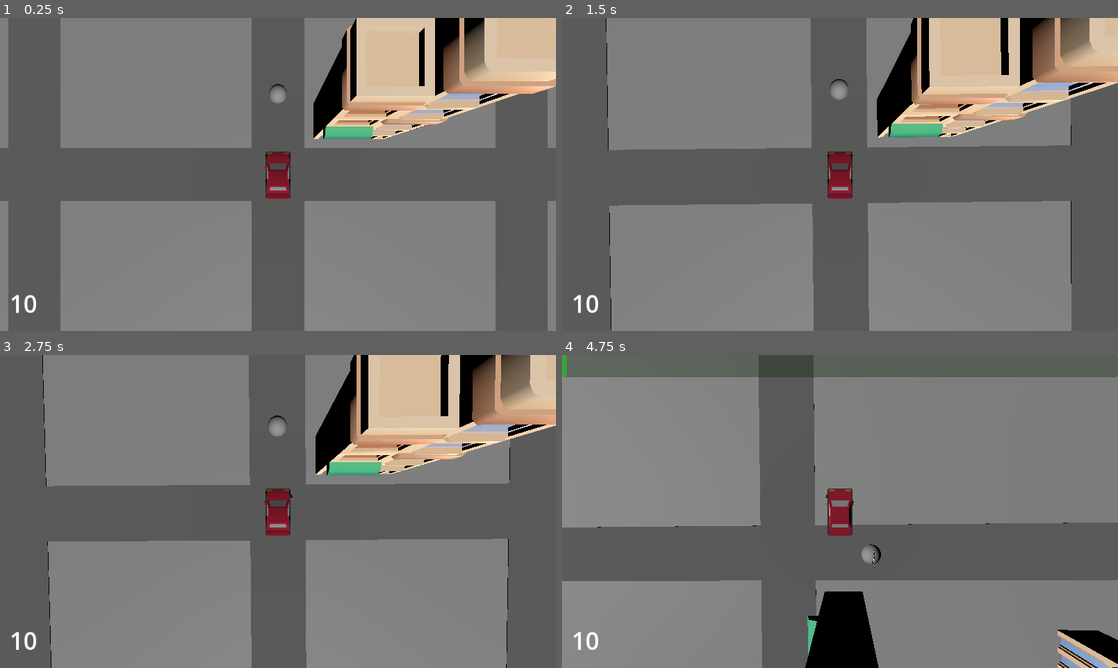
Above: before the commit, frames 1-4 (two rows, left to right).
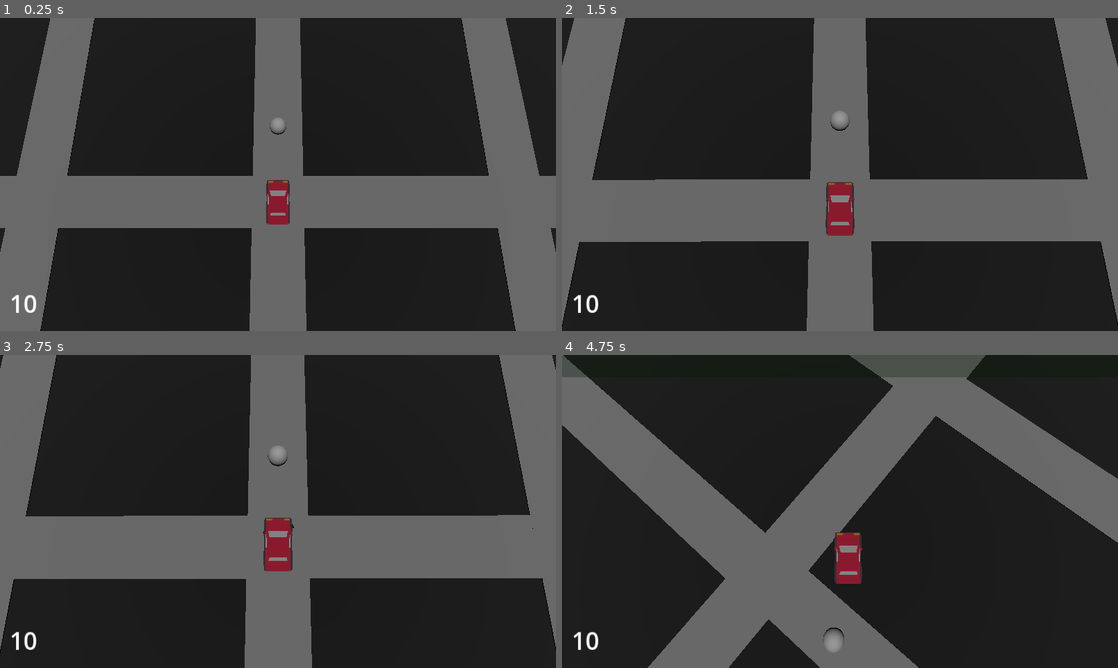
Above: after the commit, the same moments.

Repository: L30HP/kfl
Game: Godot game, scene res://Scenes/main.tscn
Same seed, same stepped clock (60 frames per second), same inputs: the game is played once before the commit and once after it. Before the commit the project starts from res://main.tscn.
Inputs:
- Up to frame 1 (0.25 s): no input
- Up to frame 2 (1.5 s): hold D (Steer Right) 0.53-1.28 s; hold W (Throttle) 0.53-1.28 s; hold S (Brakes) from 1.28 s (still down); tap W (Throttle) at 1.35 s
- Up to frame 3 (2.75 s): release S (Brakes) at 2.03 s; hold D (Steer Right) from 2.03 s (still down); hold W (Throttle) from 2.03 s (still down)
- Up to frame 4 (4.75 s): release D (Steer Right) at 2.78 s; release W (Throttle) at 2.78 s; hold Up (ui_up) 2.78-3.53 s; tap W (Throttle) at 2.85, 4.35 s; hold W (Throttle) 3.53-4.28 s; hold A (Steer Left) from 3.53 s (still down)

The runs differ from the first frame. In frame 1, 67% of the frame differs, in the area x 0-100%, y 0-100%; in frame 2, 70%; in frame 3, 71%; in frame 4, 81%.

Commit message:
Removal of unused scenes

Diff:
--- a/checkpoint.tscn
+++ b/Scenes/checkpoint.tscn
@@ -1,6 +1,7 @@
 [gd_scene load_steps=4 format=3 uid="uid://bv0i7hej2qyog"]
 
-[ext_resource type="Script" path="res://checkpoint.gd" id="1_a4vqx"]
+[ext_resource type="Script" path="res://Scripts/checkpoint.gd" id="1_a4vqx"]
+
 
 [sub_resource type="BoxShape3D" id="BoxShape3D_grovm"]
 size = Vector3(2, 1.87109, 2)
--- a/hud.tscn
+++ b/Scenes/hud.tscn
@@ -1,6 +1,7 @@
 [gd_scene load_steps=3 format=3 uid="uid://che7bx5v08gap"]
 
-[ext_resource type="Script" path="res://hud.gd" id="1_g0nkg"]
+[ext_resource type="Script" path="res://Scripts/hud.gd" id="1_g0nkg"]
+
 
 [sub_resource type="LabelSettings" id="LabelSettings_cy05x"]
 font_size = 50
--- a/main.tscn
+++ b/Scenes/main.tscn
@@ -1,17 +1,28 @@
-[gd_scene load_steps=11 format=3 uid="uid://q78bis70siql"]
+[gd_scene load_steps=12 format=3 uid="uid://q78bis70siql"]
 
-[ext_resource type="Script" path="res://main.gd" id="1_4xvcx"]
-[ext_resource type="PackedScene" uid="uid://ck8627xtef01l" path="res://Assets/BuildingKit/building-sample-tower-a.glb" id="1_cii6a"]
-[ext_resource type="PackedScene" uid="uid://cwu6fxdss6gq3" path="res://Assets/BuildingKit/building-sample-tower-b.glb" id="2_oxghn"]
-[ext_resource type="PackedScene" uid="uid://bcoxw8j14u0j6" path="res://Assets/BuildingKit/building-sample-tower-c.glb" id="3_wm3ep"]
-[ext_resource type="PackedScene" uid="uid://bel78tu6cog6v" path="res://Assets/BuildingKit/building-sample-tower-d.glb" id="4_oq42j"]
-[ext_resource type="PackedScene" uid="uid://bv0i7hej2qyog" path="res://checkpoint.tscn" id="5_nkqer"]
+[ext_resource type="Script" path="res://Scripts/main.gd" id="1_4xvcx"]
+[ext_resource type="PackedScene" uid="uid://bv0i7hej2qyog" path="res://Scenes/checkpoint.tscn" id="5_nkqer"]
 [ext_resource type="PackedScene" uid="uid://c3ixqkc6k13yi" path="res://addons/gevp/scenes/vehicle_controller.tscn" id="5_s7dyk"]
 [ext_resource type="PackedScene" uid="uid://fo6kt54q87tf" path="res://addons/gevp/scenes/arcade_car.tscn" id="5_xd0wm"]
-[ext_resource type="PackedScene" uid="uid://che7bx5v08gap" path="res://hud.tscn" id="8_lsuvu"]
+[ext_resource type="PackedScene" uid="uid://che7bx5v08gap" path="res://Scenes/hud.tscn" id="8_lsuvu"]
+[ext_resource type="Script" path="res://Scripts/smooth_camera.gd" id="9_twnrq"]
+
+[sub_resource type="StandardMaterial3D" id="StandardMaterial3D_tquo6"]
+albedo_color = Color(0.0146913, 0.0140742, 0.0145446, 1)
 
 [sub_resource type="StandardMaterial3D" id="StandardMaterial3D_10b2l"]
 albedo_color = Color(0.391185, 0.391185, 0.391185, 1)
+
+[sub_resource type="StandardMaterial3D" id="StandardMaterial3D_bhu52"]
+albedo_color = Color(1, 0.54902, 0.415686, 1)
+
+[sub_resource type="SphereMesh" id="SphereMesh_4h2nd"]
+material = SubResource("StandardMaterial3D_bhu52")
+radius = 0.06
+height = 0.1
+
+[sub_resource type="Gradient" id="Gradient_xlbux"]
+colors = PackedColorArray(1, 0, 0, 1, 1, 0.784314, 0.403922, 1)
 
 [node name="Main" type="Node3D"]
 script = ExtResource("1_4xvcx")
@@ -21,7 +32,8 @@
 
 [node name="CSGBox3D" type="CSGBox3D" parent="Map"]
 use_collision = true
-size = Vector3(50, 0.5, 50)
+size = Vector3(100, 0.5, 100)
+material = SubResource("StandardMaterial3D_tquo6")
 metadata/_edit_lock_ = true
 
 [node name="Roads" type="Node3D" parent="Map"]
@@ -49,24 +61,6 @@
 [node name="Buildings" type="Node3D" parent="Map"]
 transform = Transform3D(2, 0, 0, 0, 2, 0, 0, 0, 2, -1, 0, 0)
 
-[node name="building-sample-tower-a2" parent="Map/Buildings" instance=ExtResource("1_cii6a")]
-transform = Transform3D(1, 0, 0, 0, 1, 0, 0, 0, 1, 6, 0.25, -10.5)
-
-[node name="building-sample-tower-b2" parent="Map/Buildings" instance=ExtResource("2_oxghn")]
-transform = Transform3D(1, 0, 0, 0, 1, 0, 0, 0, 1, 6, 0.25, -7.5)
-
-[node name="building-sample-tower-c2" parent="Map/Buildings" instance=ExtResource("3_wm3ep")]
-transform = Transform3D(1, 0, 0, 0, 1, 0, 0, 0, 1, 3, 0.25, -7.5)
-
-[node name="building-sample-tower-c3" parent="Map/Buildings" instance=ExtResource("3_wm3ep")]
-transform = Transform3D(1, 0, 0, 0, 1, 0, 0, 0, 1, 2, 0.25, -1.5)
-
-[node name="building-sample-tower-d2" parent="Map/Buildings" instance=ExtResource("4_oq42j")]
-transform = Transform3D(1, 0, 0, 0, 1, 0, 0, 0, 1, 3, 0.25, -10.5)
-
-[node name="building-sample-tower-d3" parent="Map/Buildings" instance=ExtResource("4_oq42j")]
-transform = Transform3D(1, 0, 0, 0, 1, 0, 0, 0, 1, 3, 0.25, -1.5)
-
 [node name="Checkpoint" parent="Map" instance=ExtResource("5_nkqer")]
 transform = Transform3D(1, 0, 0, 0, 1, 0, 0, 0, 1, 0, 0.685113, -4.45639)
 
@@ -74,13 +68,32 @@
 vehicle_node = NodePath("VehicleRigidBody")
 
 [node name="VehicleRigidBody" parent="VehicleController2" instance=ExtResource("5_xd0wm")]
-transform = Transform3D(1, 0, 0, 0, 1, 0, 0, 0, 1, 0, 1, 0)
+transform = Transform3D(1, 0, 0, 0, 1, 0, 0, 0, 1, 0, -0.0277321, 0)
+throttle_speed = 60.0
+vehicle_mass = 1000.0
+center_of_gravity_height_offset = -0.3
 
-[node name="Camera3D" type="Camera3D" parent="VehicleController2/VehicleRigidBody"]
-transform = Transform3D(1, 0, 0, 0, -4.37114e-08, 1, 0, -1, -4.37114e-08, 0, 11, 0)
+[node name="Camera3D" type="Camera3D" parent="VehicleController2/VehicleRigidBody" node_paths=PackedStringArray("target")]
+transform = Transform3D(1, 0, 0, 0, 0.173648, 0.984808, 0, -0.984808, 0.173648, 0, 13.013, 0.8)
+script = ExtResource("9_twnrq")
+target = NodePath("..")
+
+[node name="CPUParticles3D" type="CPUParticles3D" parent="VehicleController2/VehicleRigidBody"]
+transform = Transform3D(-4.37114e-08, 0, -1, 0, 1, 0, 1, 0, -4.37114e-08, -0.424583, 0.239263, 1.28995)
+visible = false
+amount = 6
+lifetime = 0.03
+explosiveness = 0.22
+randomness = 0.44
+mesh = SubResource("SphereMesh_4h2nd")
+spread = 48.64
+gravity = Vector3(0, 0, 0)
+initial_velocity_min = 1.0
+initial_velocity_max = 2.0
+color_ramp = SubResource("Gradient_xlbux")
 
 [node name="DirectionalLight3D" type="DirectionalLight3D" parent="."]
-transform = Transform3D(1, 0, 0, 0, 0.707107, 0.707107, 0, -0.707107, 0.707107, 0, 29, 22)
+transform = Transform3D(1, 0, 0, 0, 8.9407e-08, 1, 0, -1, 8.9407e-08, 0, 150, 0)
 
 [node name="HUD" parent="." instance=ExtResource("8_lsuvu")]
 
--- /dev/null
+++ b/Scripts/smooth_camera.gd
@@ -0,0 +1,43 @@
+extends SquareCamera3D
+
+@export var target: RigidBody3D
+@export var base_follow_speed: float = 0.05  # Base speed of following
+@export var offset: Vector3 = Vector3(0, 10, 0)  # Camera offset from the player
+@export var distance_factor: float = 2.0  # How much the speed increases with distance
+@export var overshoot_factor: float = 1.0  # Overshoot, to look further in the direction the player travels
+@export var extra_offset_scale: float = 0.1 # How much to zoom out with velocity
+
+@onready var initial_fov := fov
+@onready var extra_offset_factor := 0.0
+
+var last_position: Vector3
+
+func _physics_process(delta: float) -> void:
+	if target:
+		var velocity = (target.position - last_position)*20.
+		last_position = target.position
+
+		# First remove old extra offset, to avoid it affecting distance calculation
+		global_transform.origin -= offset * (1.0 + extra_offset_factor)
+
+		# Desired position based on the target's position plus the offset
+		var target_position = target.global_transform.origin + velocity * overshoot_factor
+
+		# Calculate the distance between the camera and the target position
+		var distance_to_target = global_transform.origin.distance_to(target_position)
+
+		# Adjust the speed based on the distance to the target
+		var adjusted_speed = base_follow_speed + (distance_to_target * distance_factor)
+
+		# Smoothly move the camera towards the target position, with adjusted speed
+		global_transform.origin = global_transform.origin.move_toward(target_position, adjusted_speed * delta)
+
+		# Re-apply offset
+		global_transform.origin += offset * (1.0 + extra_offset_factor)
+
+		# Adjust offset based on speed, to zoom out when speed increases
+		var target_offset_factor = velocity.length() * extra_offset_scale
+		if target_offset_factor > extra_offset_factor:
+			extra_offset_factor = move_toward(extra_offset_factor, target_offset_factor, 5*delta)
+		else:
+			extra_offset_factor = move_toward(extra_offset_factor, target_offset_factor, .125*delta)
--- /dev/null
+++ b/Scripts/square_camera.gd
@@ -0,0 +1,19 @@
+class_name SquareCamera3D
+extends Camera3D
+
+func _ready():
+	_on_size_changed()
+	get_tree().get_root().size_changed.connect(_on_size_changed)
+
+func _on_size_changed():
+	# Make sure the camera always fit the viewport rect, both in very wide and very tall views
+	var window_size = get_viewport().size
+	var aspect_ratio = float(window_size.x) / window_size.y
+
+	# Decide which one to keep based on the window size
+	if aspect_ratio > 1:
+		# Wider window, keep height and adjust width
+		self.keep_aspect = Camera3D.KEEP_HEIGHT
+	else:
+		# Taller window, keep width and adjust height
+		self.keep_aspect = Camera3D.KEEP_WIDTH
--- a/player.tscn
+++ /dev/null
@@ -1,6 +0,0 @@
-[gd_scene load_steps=2 format=3 uid="uid://ddlr6lsn4qivb"]
-
-[ext_resource type="Script" path="res://player.gd" id="1_fmok6"]
-
-[node name="player" type="VehicleBody3D"]
-script = ExtResource("1_fmok6")
--- a/progress_bar.tscn
+++ /dev/null
@@ -1,3 +0,0 @@
-[gd_scene format=3 uid="uid://cap8311eknrek"]
-
-[node name="Node2D" type="Node2D"]
--- a/project.godot
+++ b/project.godot
@@ -11,7 +11,7 @@
 [application]
 
 config/name="Car"
-run/main_scene="res://main.tscn"
+run/main_scene="res://Scenes/main.tscn"
 config/features=PackedStringArray("4.3", "Forward Plus")
 config/icon="res://icon.svg"
 
--- a/test.tscn
+++ /dev/null
@@ -1,11 +0,0 @@
-[gd_scene load_steps=2 format=3 uid="uid://b7nu81jac7voq"]
-
-[ext_resource type="PackedScene" uid="uid://bbx5v4jxfxlqg" path="res://addons/gevp/scenes/demo_drift.tscn" id="1_ovd3x"]
-
-[node name="Node3D" type="Node3D"]
-
-[node name="CSGBox3D" type="CSGBox3D" parent="."]
-size = Vector3(50, 0.1, 50)
-
-[node name="ArcadeDemo" parent="." instance=ExtResource("1_ovd3x")]
-transform = Transform3D(1, 0, 0, 0, 1, 0, 0, 0, 1, 0, 0, 1)
Renamed: checkpoint.gd -> Scripts/checkpoint.gd
Renamed: hud.gd -> Scripts/hud.gd
Renamed: main.gd -> Scripts/main.gd
Renamed: player.gd -> Scripts/player.gd
